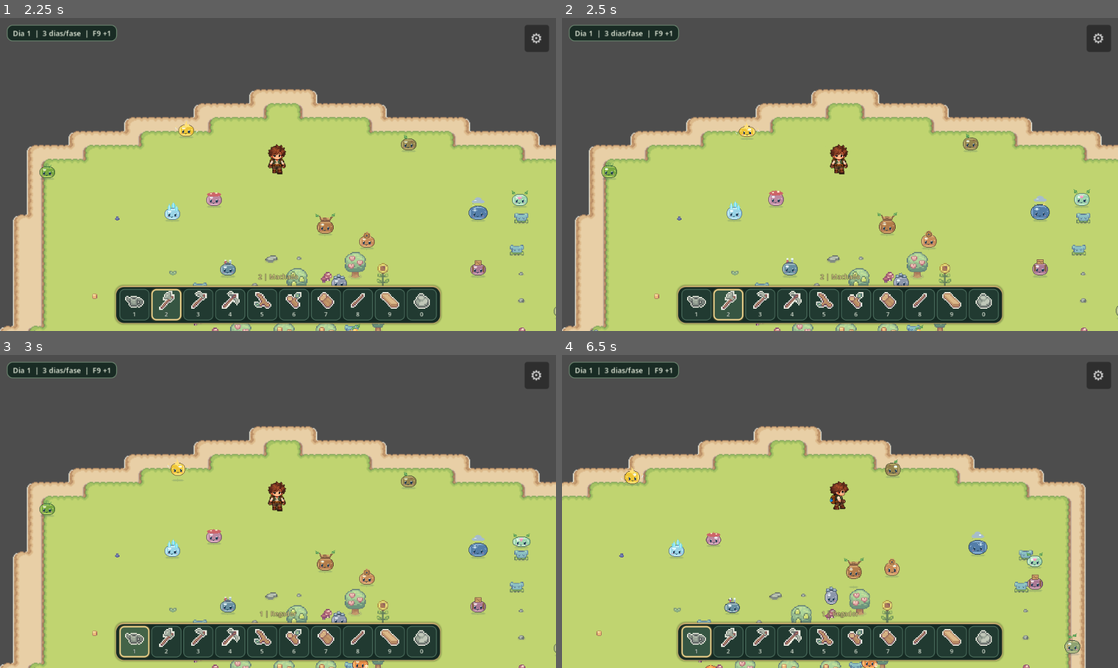
Above: before the commit, frames 1-4 (two rows, left to right).
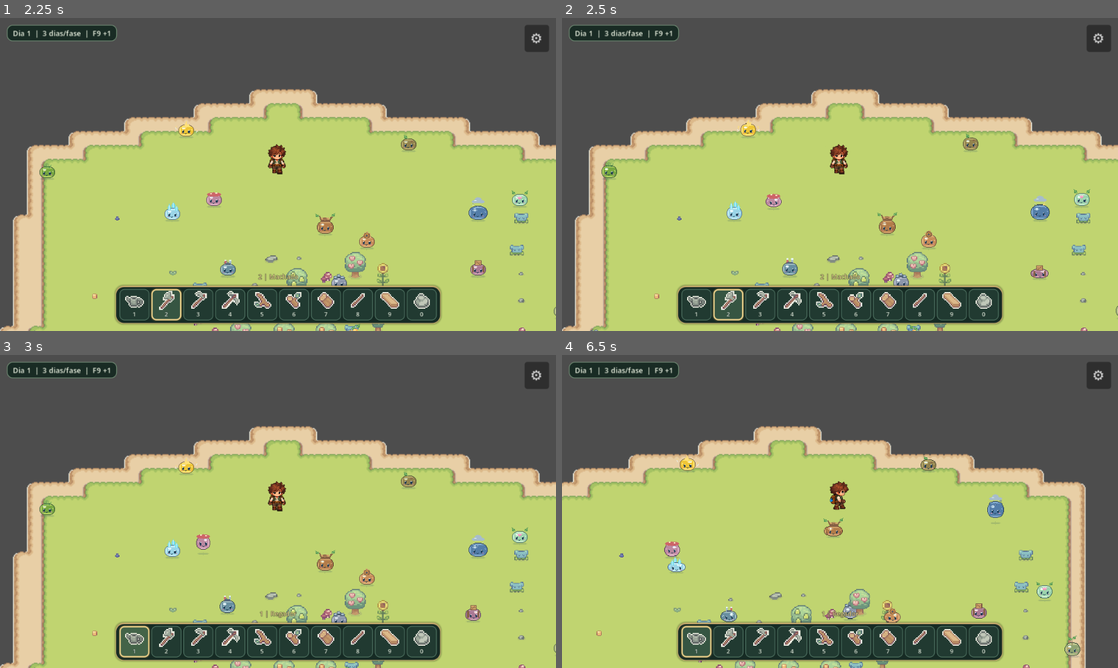
Above: after the commit, the same moments.

Repository: HelioConde/Slime-Harvest
Game: Godot game, scene res://scenes/ui/MainMenu.tscn
Two runs of this game, one before a commit and one after it. Both use one fixed random seed, a clock stepped at 60 frames per second and the inputs below.
Inputs (mouse positions are in pixels of both pictures, inside the frame that each line leads up to):
- Up to frame 1 (2.25 s): click (111, 149) at 0.5 s; click (111, 149) at 1.25 s; click "Confirmar nomes" at 2 s
- Up to frame 2 (2.5 s): no input
- Up to frame 3 (3 s): click (133, 642) at 2.75 s
- Up to frame 4 (6.5 s): tap Enter at 3.5 s; move the mouse to (962, 495) at 3.52 s; hold D (move_right) 3.53-4.25 s; tap E (interact) at 3.6 s; click (962, 495) at 3.67 s; drag from (728, 527) to (812, 574) at 4.27 s; move the mouse to (895, 442) at 5.02 s; hold D (move_right) 5.03-5.75 s; tap F (use_tool) at 5.1 s; click (895, 442) at 5.17 s; drag from (812, 574) to (673, 464) at 5.77 s

Frame 1 is identical in both runs. In frame 2, 0.4% of the frame differs, in the area x 31-88%, y 32-100%; in frame 3, 0.9%; in frame 4, 2.7%, in the area x 10-94%, y 32-100%.

Commit message:
feat(slimes): wild flee, affection, observation and telegraphed territorial attacks

Diff:
--- a/scripts/slimes/slime_wander.gd
+++ b/scripts/slimes/slime_wander.gd
@@ -2,7 +2,10 @@
 ## Vida selvagem: descanso, procura de recursos, absorcao e risco de dissipacao.
 ## Slimes selvagens nao executam tarefas de fazenda e nao usam o inventario.
 signal wild_slime_died(species_id: String, at_position: Vector2)
+signal wild_reaction(species_id: String, reaction: String)
+signal wild_attack_hit(species_id: String, target: Node2D)
 const NEEDS = preload("res://scripts/slimes/slime_needs.gd")
+const TEMPERAMENTS = preload("res://scripts/slimes/slime_temperaments.gd")
 
 var wander_speed: float = 28.0
 var radius_from_home: float = 145.0
@@ -12,8 +15,15 @@
 var need_type: String = "grass"
 var need_level: float = NEEDS.START_RESERVE
 var life_state: String = "wandering"
+var temperament: String = "curious"
 
 var _profile: Dictionary = {}
+var _social_profile: Dictionary = {}
+var _social_mode: String = "none"
+var _social_timer: float = 0.0
+var _awareness_left: float = 0.0
+var _attack_cooldown_left: float = 0.0
+var _social_cooldown_left: float = 0.0
 var _rng := RandomNumberGenerator.new()
 var _walk_direction := Vector2.ZERO
 var _decision_left := 0.0
@@ -36,12 +46,18 @@
     species_id = slime_species
     _profile = NEEDS.for_species(species_id)
     need_type = str(_profile.get("need", "grass"))
+    _social_profile = TEMPERAMENTS.for_species(species_id)
+    temperament = str(_social_profile["temperament"])
 
 
 func _ready() -> void:
     if _profile.is_empty():
         _profile = NEEDS.for_species(species_id)
         need_type = str(_profile.get("need", "grass"))
+    if _social_profile.is_empty():
+        _social_profile = TEMPERAMENTS.for_species(species_id)
+        temperament = str(_social_profile["temperament"])
+    _awareness_left = _rng.randf_range(0.1, TEMPERAMENTS.SOCIAL_CHECK_SECONDS)
     home = global_position
     _last_position = global_position
     _decision_left = _rng.randf_range(0.2, 1.8)
@@ -52,6 +68,8 @@
 func _physics_process(delta: float) -> void:
     if life_state == "dead":
         return
+    _attack_cooldown_left = maxf(0.0, _attack_cooldown_left - delta)
+    _social_cooldown_left = maxf(0.0, _social_cooldown_left - delta)
     need_level = maxf(0.0, need_level - float(_profile["drain_per_second"]) * delta)
     if need_level <= 0.0:
         _unmet_seconds += delta
@@ -69,6 +87,9 @@
         _absorb_left -= delta
         if _absorb_left <= 0.0:
             _finish_absorbing()
+        return
+
+    if _tick_wild_social(delta):
         return
 
     _search_left -= delta
@@ -214,7 +235,8 @@
 
 func get_survival_status() -> Dictionary:
     return {"species": species_id, "need": need_type,
-        "reserve": need_level, "state": life_state, "target": _goal}
+        "reserve": need_level, "state": life_state, "target": _goal,
+        "temperament": temperament, "reaction": _social_mode}
 
 
 func _stop_wandering() -> void:
@@ -250,3 +272,223 @@
     var chosen := anim if _sprite.sprite_frames.has_animation(anim) else &"idle"
     if _sprite.animation != chosen or not _sprite.is_playing():
         _sprite.play(chosen)
+
+
+## As reacoes sociais nao substituem o ciclo de hidratar, alimentar e descansar.
+## Prioriza sobrevivencia quando a reserva esta criticamente baixa.
+func _wild_player() -> Node2D:
+    if not is_instance_valid(world_guard):
+        return null
+    return world_guard.get("player") as Node2D
+
+
+func _clear_social() -> void:
+    _social_mode = "none"
+    _social_timer = 0.0
+    _moving = false
+    velocity = Vector2.ZERO
+    _decision_left = _rng.randf_range(0.45, 1.2)
+    if life_state != "dead":
+        _set_animation(&"idle")
+
+
+func _start_social(mode: String, animation_name: StringName) -> void:
+    _social_mode = mode
+    _moving = false
+    velocity = Vector2.ZERO
+    wild_reaction.emit(species_id, mode)
+    _set_animation(animation_name)
+
+
+func _tick_wild_social(delta: float) -> bool:
+    var player: Node2D = _wild_player()
+    if player == null or not player.is_inside_tree():
+        if _social_mode != "none":
+            _clear_social()
+        return false
+    var distance: float = global_position.distance_to(player.global_position)
+    var emergency: bool = need_level <= TEMPERAMENTS.LOW_RESERVE_OVERRIDE
+    _awareness_left -= delta
+    if _social_mode == "none":
+        if _awareness_left > 0.0 or _social_cooldown_left > 0.0:
+            return false
+        _awareness_left = TEMPERAMENTS.SOCIAL_CHECK_SECONDS + _rng.randf_range(0.0, 0.12)
+        if distance > float(_social_profile["notice"]):
+            return false
+        if life_state == "seeking" and emergency and temperament != "shy":
+            return false
+        if emergency and temperament != "shy":
+            return false
+        if not _can_see_player(player):
+            return false
+        match temperament:
+            "shy":
+                _start_social("flee", &"move")
+                _social_timer = 2.5
+            "friendly":
+                _start_social("approach", &"move")
+                _social_timer = 4.0
+            "curious":
+                _start_social("observe", StringName(str(_social_profile["reaction_animation"])))
+                _social_timer = 2.0
+            "territorial":
+                if global_position.distance_to(home) < 83.0 and distance < 68.0 and _attack_cooldown_left <= 0.0:
+                    _start_social("chase", &"move")
+                    _social_timer = 3.5
+            "aggressive":
+                if _attack_cooldown_left <= 0.0:
+                    _start_social("chase", &"move")
+                    _social_timer = 4.0
+        if _social_mode == "none":
+            return false
+        # Abandona qualquer busca de alimento interrompida.
+        if life_state == "seeking":
+            _path.clear()
+            life_state = "wandering"
+    if emergency and temperament != "shy" and _social_mode not in ["windup", "recover"]:
+        _clear_social()
+        return false
+    if _social_mode in ["windup", "recover"]:
+        _social_timer -= delta
+        velocity = Vector2.ZERO
+        if _social_timer <= 0.0:
+            if _social_mode == "windup":
+                _perform_wild_strike(player)
+            else:
+                _clear_social()
+        return true
+
+    if _social_mode == "flee":
+        if distance >= float(_social_profile["notice"]) + 36.0:
+            _social_cooldown_left = 3.0
+            _clear_social()
+            return false
+        _social_timer -= delta
+        if _social_timer <= 0.0:
+            _social_cooldown_left = 2.0
+            _clear_social()
+            return false
+        _move_social(global_position - player.global_position, delta, 1.4)
+        return true
+
+    if _social_mode == "approach":
+        _social_timer -= delta
+        if _social_timer <= 0.0 or distance > float(_social_profile["notice"]) + 36.0:
+            _social_cooldown_left = 6.0
+            _clear_social()
+            return false
+        if distance > 26.0:
+            _move_social(player.global_position - global_position, delta, 0.85)
+        else:
+            _start_social("affection", &"happy")
+            _social_timer = 2.2
+            _show_heart()
+        return true
+
+    if _social_mode == "affection" or _social_mode == "observe":
+        _social_timer -= delta
+        velocity = Vector2.ZERO
+        if distance > float(_social_profile["notice"]) + 45.0 or _social_timer <= 0.0:
+            _social_cooldown_left = 6.0
+            _clear_social()
+            return false
+        return true
+
+    if _social_mode == "chase":
+        _social_timer -= delta
+        if _social_timer <= 0.0 or distance > float(_social_profile["notice"]) + 38.0:
+            _social_cooldown_left = 2.5
+            _clear_social()
+            return false
+        if temperament == "territorial" and global_position.distance_to(home) > 94.0:
+            _social_cooldown_left = 3.0
+            _clear_social()
+            return false
+        if not _can_see_player(player):
+            _social_cooldown_left = 1.5
+            _clear_social()
+            return false
+        var reach: float = float(_social_profile["reach"])
+        if distance <= reach:
+            _start_social("windup", &"attack_charge")
+            _social_timer = float(_social_profile["windup"])
+        else:
+            _move_social(player.global_position - global_position, delta, 1.28)
+        return true
+    return false
+
+
+func _move_social(direction: Vector2, delta: float, factor: float) -> void:
+    if direction.length_squared() <= 1.0:
+        velocity = Vector2.ZERO
+        return
+    var unit: Vector2 = direction.normalized()
+    var speed: float = wander_speed * factor
+    var next_point: Vector2 = global_position + unit * speed * delta * 2.0
+    if not _can_walk(next_point):
+        var left: Vector2 = unit.rotated(PI / 3.0)
+        var right: Vector2 = unit.rotated(-PI / 3.0)
+        if _can_walk(global_position + left * speed * delta * 2.0):
+            unit = left
+        elif _can_walk(global_position + right * speed * delta * 2.0):
+            unit = right
+        else:
+            velocity = Vector2.ZERO
+            return
+    velocity = unit * speed
+    move_and_slide()
+    if _sprite != null:
+        _sprite.flip_h = unit.x < -0.05
+    _set_animation(&"move")
+
+
+func _can_see_player(player: Node2D) -> bool:
+    var direction: Vector2 = player.global_position - global_position
+    if direction.length_squared() <= 1.0:
+        return true
+    var origin: Vector2 = global_position + Vector2(0, -6)
+    var ray := PhysicsRayQueryParameters2D.create(origin, player.global_position + Vector2(0, -6), 1, [get_rid()])
+    return get_world_2d().direct_space_state.intersect_ray(ray).is_empty()
+
+
+func _perform_wild_strike(player: Node2D) -> void:
+    _start_social("recover", StringName(str(_social_profile["attack_animation"])))
+    _social_timer = TEMPERAMENTS.STRIKE_RECOVERY
+    _attack_cooldown_left = float(_social_profile["attack_cooldown"])
+    _social_cooldown_left = 2.0
+    if not is_instance_valid(player) or not player.has_method("receive_wild_attack"):
+        return
+    if global_position.distance_to(player.global_position) > float(_social_profile["reach"]):
+        return
+    if not _can_see_player(player):
+        return
+    if bool(_social_profile["ranged"]):
+        _show_attack_trace(player.global_position)
+    if bool(player.call("receive_wild_attack", 1, global_position)):
+        wild_attack_hit.emit(species_id, player)
+
+
+func _show_heart() -> void:
+    var heart := Label.new()
+    heart.text = "♥"
+    heart.position = Vector2(-5, -26)
+    heart.add_theme_color_override("font_color", Color(1.0, 0.58, 0.72))
+    heart.add_theme_font_size_override("font_size", 12)
+    heart.mouse_filter = Control.MOUSE_FILTER_IGNORE
+    add_child(heart)
+    var tween := create_tween()
+    tween.set_parallel(true)
+    tween.tween_property(heart, "position:y", -38.0, 1.1)
+    tween.tween_property(heart, "modulate:a", 0.0, 1.1)
+    tween.chain().tween_callback(heart.queue_free)
+
+
+func _show_attack_trace(target_point: Vector2) -> void:
+    var effect := Line2D.new()
+    effect.width = 2.0
+    effect.default_color = Color(0.3, 0.82, 1.0) if need_type == "water" else Color(1.0, 0.77, 0.35)
+    effect.points = PackedVector2Array([Vector2(0, -8), to_local(target_point)])
+    add_child(effect)
+    var tween := create_tween()
+    tween.tween_property(effect, "modulate:a", 0.0, 0.28)
+    tween.tween_callback(effect.queue_free)
